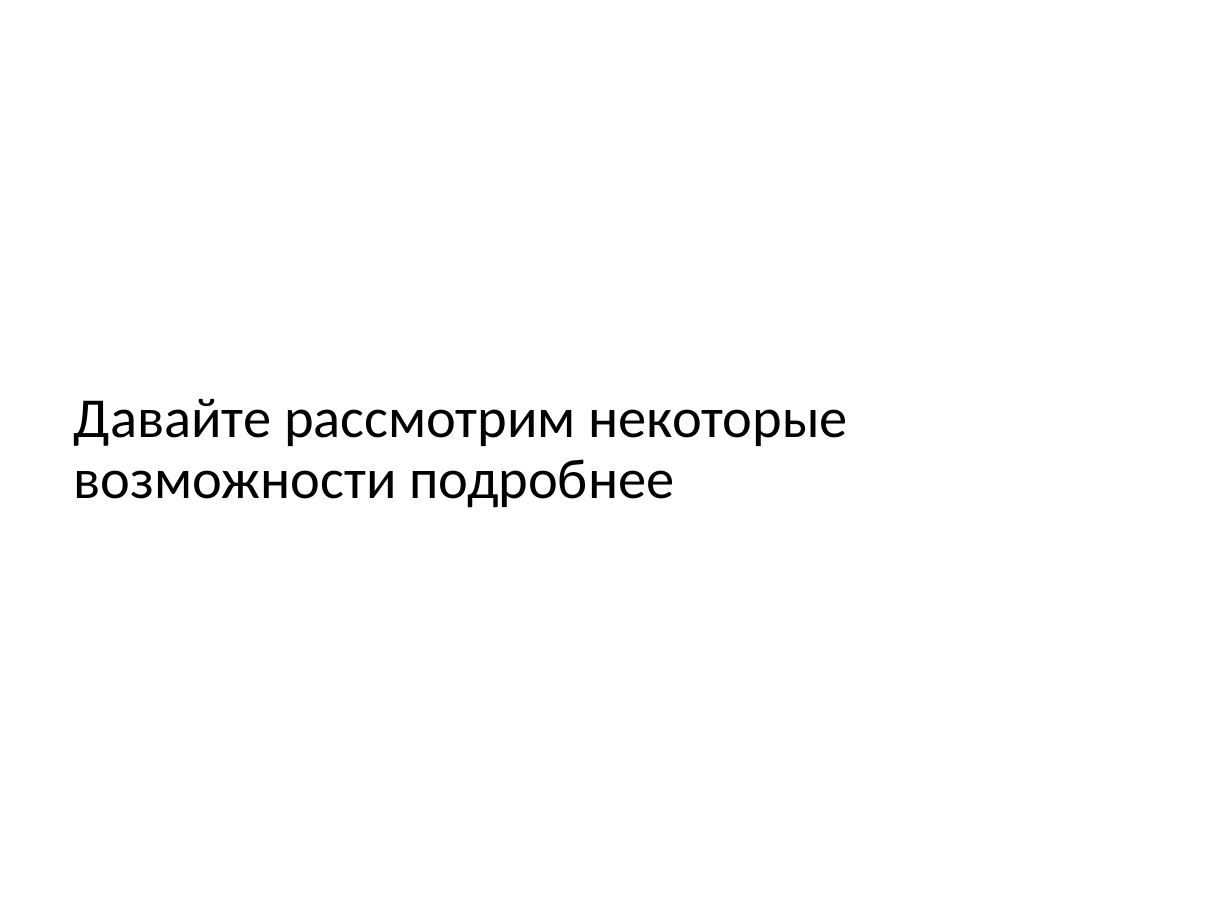
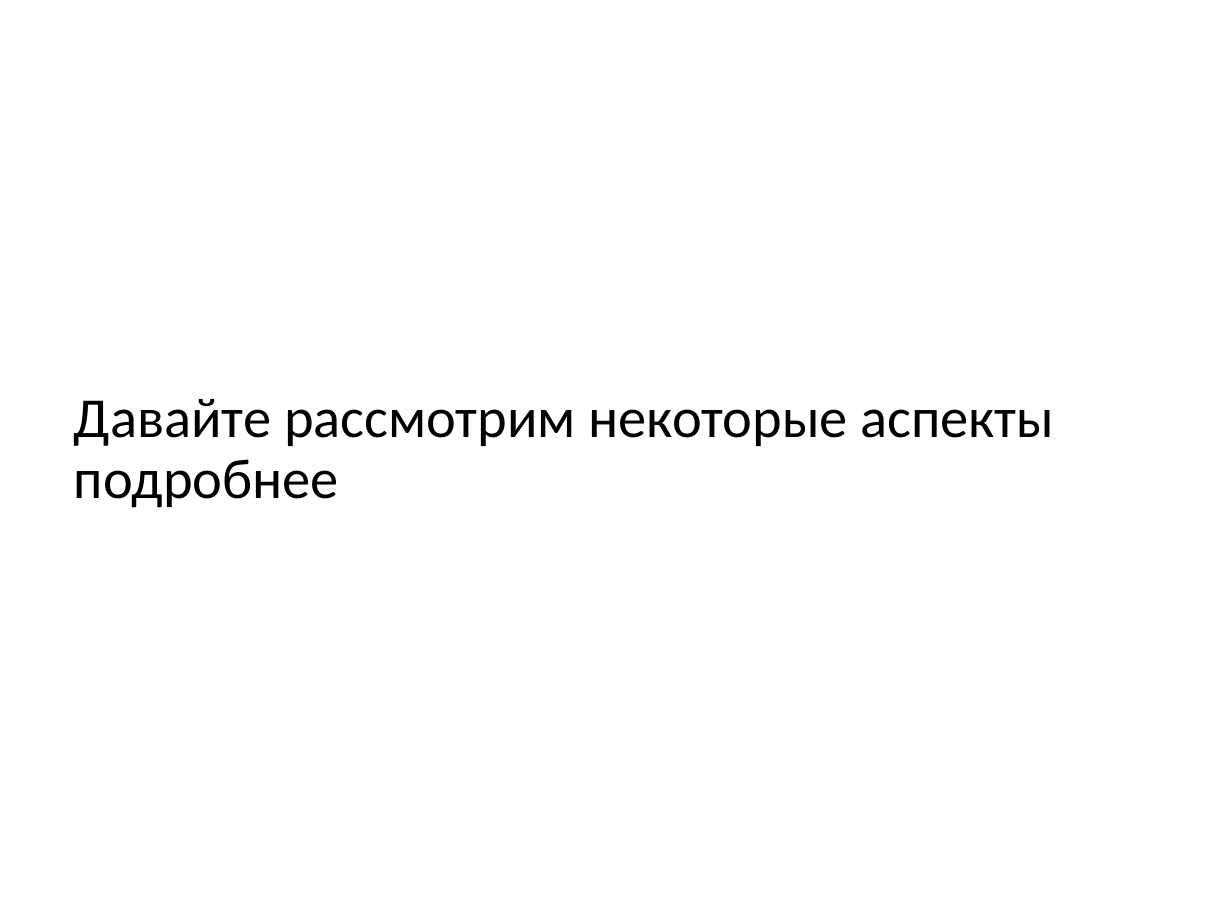
Before and after one commit to MegaPati/project, a slide deck: slide 3 of PresentationForProject.pptx. Drawn at 1232x924 pixels with LibreOffice and Linux fonts; fonts in the diff are those of the drawing. Boxes give left, top, right and bottom in pixels: in the first picture for what was removed or moved away, otherwise in the second. Text is boxed around its words. In the diff, an @@ line names an element or a change of style, - is before the commit and + after.

```diff
--- a/PresentationForProject.pptx
+++ b/PresentationForProject.pptx
@@ title at (74,399,1054,508): text changed @@
-Давайте рассмотрим некоторые возможности подробнее
+Давайте рассмотрим некоторые аспекты подробнее
```
Also in this commit, not shown: 1 other slide changed, 4 slides added, 3 slides removed, 16 other files.
